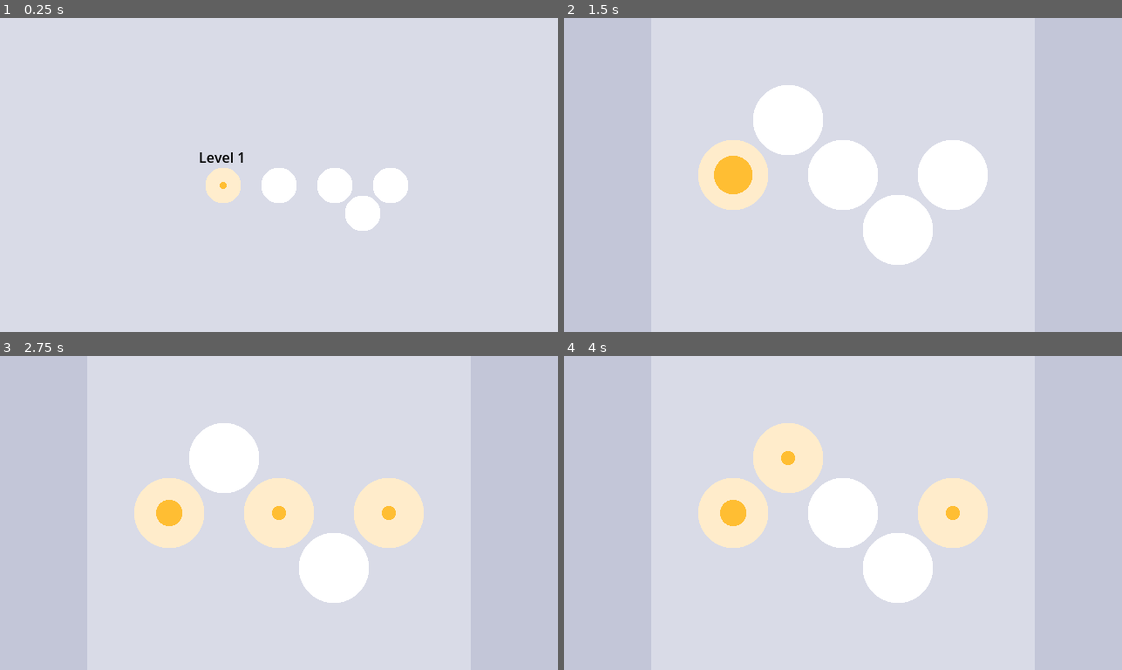
Above: before the commit, frames 1-4 (two rows, left to right).
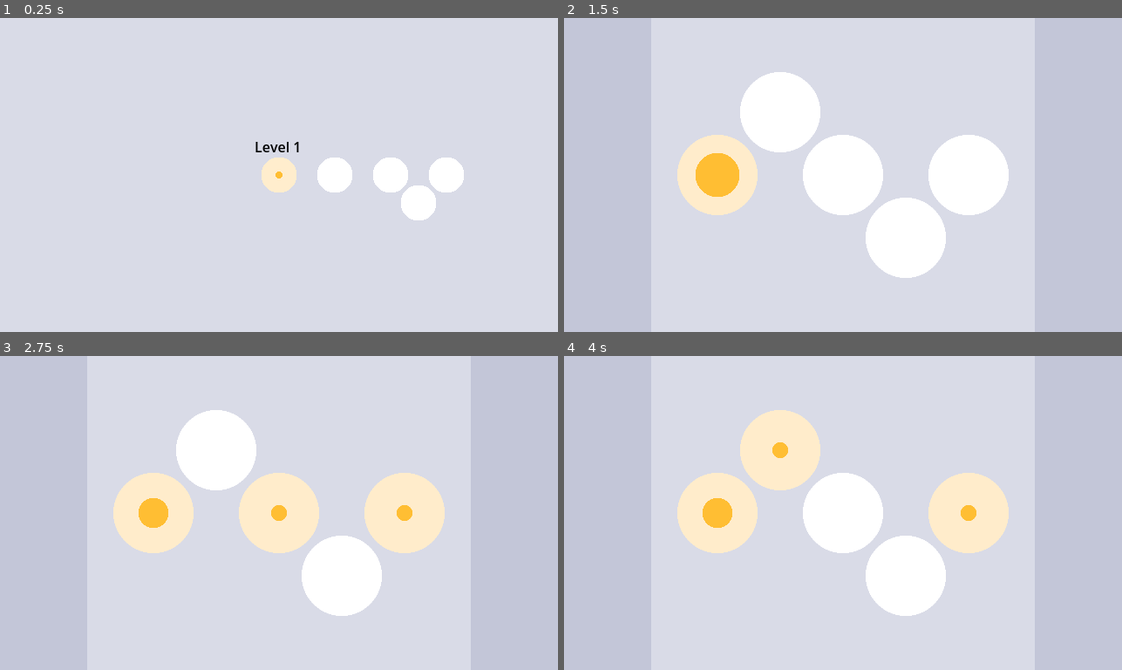
Above: after the commit, the same moments.

Repository: daviddegelder/Holey
Game: Godot game, scene res://main.tscn
The game is run twice, just before and just after one commit, with the same random seed, the same clock (stepped at 60 frames per second) and the same inputs.
Inputs (mouse positions are in pixels of both pictures, inside the frame that each line leads up to):
- Up to frame 1 (0.25 s): no input
- Up to frame 2 (1.5 s): tap Enter (ui_accept) at 0.5, 0.77, 1.25 s; move the mouse to (965, 159) at 0.52 s; hold Keypad 6 (East) 0.53-1.25 s; click (965, 159) at 0.67 s; drag from (731, 190) to (843, 175) at 1.27 s
- Up to frame 3 (2.75 s): move the mouse to (334, 443) at 2.02 s; hold Keypad 6 (East) from 2.03 s (still down)
- Up to frame 4 (4 s): release Keypad 6 (East) at 2.75 s; tap Enter (ui_accept) at 2.75, 3.77 s; drag from (815, 575) to (675, 465) at 2.77 s; move the mouse to (1010, 560) at 3.52 s; hold Keypad 7 (NorthWest) from 3.53 s (still down)

The runs differ from the first frame. In frame 1, 4.1% of the frame differs, in the area x 35-84%, y 39-68%; in frame 2, 6.3%; in frame 3, 6.3%; in frame 4, 6.4%, in the area x 20-80%, y 17-83%.

Commit message:
Make all puzzles inherited scenes and add finish animation

Diff:
--- a/Puzzles/easy/4HoleDiamond.tscn
+++ b/Puzzles/easy/4HoleDiamond.tscn
@@ -1,18 +1,12 @@
-[gd_scene load_steps=4 format=3 uid="uid://brdnb6jobe0hs"]
+[gd_scene load_steps=3 format=3 uid="uid://brdnb6jobe0hs"]
 
-[ext_resource type="Script" uid="uid://d3jcc6sgagf5y" path="res://Puzzles/puzzle.gd" id="1_d4d0e"]
+[ext_resource type="PackedScene" uid="uid://cgfbtrm52iv7v" path="res://Puzzles/puzzle.tscn" id="1_d4d0e"]
 [ext_resource type="PackedScene" uid="uid://bkaj5fl2k43vq" path="res://Hole/hole.tscn" id="2_qj7yy"]
 
-[sub_resource type="RectangleShape2D" id="RectangleShape2D_d4d0e"]
-size = Vector2(128, 128)
-
-[node name="Puzzle" type="CollisionShape2D" node_paths=PackedStringArray("holes")]
-shape = SubResource("RectangleShape2D_d4d0e")
-disabled = true
-script = ExtResource("1_d4d0e")
+[node name="Puzzle" node_paths=PackedStringArray("holes") instance=ExtResource("1_d4d0e")]
 holes = [NodePath("Hole2"), NodePath("Hole4"), NodePath("Hole6"), NodePath("Hole8")]
 
-[node name="Hole2" parent="." node_paths=PackedStringArray("neighbours") instance=ExtResource("2_qj7yy")]
+[node name="Hole2" parent="." index="1" node_paths=PackedStringArray("neighbours") instance=ExtResource("2_qj7yy")]
 position = Vector2(32, 0)
 neighbours = {
 0: null,
@@ -26,7 +20,7 @@
 8: NodePath("../Hole4")
 }
 
-[node name="Hole4" parent="." node_paths=PackedStringArray("neighbours") instance=ExtResource("2_qj7yy")]
+[node name="Hole4" parent="." index="2" node_paths=PackedStringArray("neighbours") instance=ExtResource("2_qj7yy")]
 position = Vector2(0, -32)
 neighbours = {
 0: null,
@@ -40,7 +34,7 @@
 8: null
 }
 
-[node name="Hole6" parent="." node_paths=PackedStringArray("neighbours") instance=ExtResource("2_qj7yy")]
+[node name="Hole6" parent="." index="3" node_paths=PackedStringArray("neighbours") instance=ExtResource("2_qj7yy")]
 position = Vector2(-32, 0)
 neighbours = {
 0: null,
@@ -54,7 +48,7 @@
 8: null
 }
 
-[node name="Hole8" parent="." node_paths=PackedStringArray("neighbours") instance=ExtResource("2_qj7yy")]
+[node name="Hole8" parent="." index="4" node_paths=PackedStringArray("neighbours") instance=ExtResource("2_qj7yy")]
 position = Vector2(0, 32)
 neighbours = {
 0: null,
--- a/Puzzles/hard/25-04.tscn
+++ b/Puzzles/hard/25-04.tscn
@@ -1,18 +1,18 @@
 [gd_scene load_steps=4 format=3 uid="uid://0mnm0l2sntld"]
 
-[ext_resource type="Script" uid="uid://d3jcc6sgagf5y" path="res://Puzzles/puzzle.gd" id="1_6yu4f"]
+[ext_resource type="PackedScene" uid="uid://cgfbtrm52iv7v" path="res://Puzzles/puzzle.tscn" id="1_6yu4f"]
 [ext_resource type="PackedScene" uid="uid://bkaj5fl2k43vq" path="res://Hole/hole.tscn" id="2_37a0m"]
 
-[sub_resource type="RectangleShape2D" id="RectangleShape2D_6yu4f"]
+[sub_resource type="RectangleShape2D" id="RectangleShape2D_37a0m"]
+resource_local_to_scene = true
 size = Vector2(224, 192)
 
-[node name="Puzzle" type="CollisionShape2D" node_paths=PackedStringArray("holes")]
-shape = SubResource("RectangleShape2D_6yu4f")
-disabled = true
-script = ExtResource("1_6yu4f")
+[node name="Puzzle" node_paths=PackedStringArray("holes") instance=ExtResource("1_6yu4f")]
+position = Vector2(-16, 0)
+shape = SubResource("RectangleShape2D_37a0m")
 holes = [NodePath("Hole"), NodePath("Hole2"), NodePath("Hole4"), NodePath("Hole5"), NodePath("Hole6"), NodePath("Hole7"), NodePath("Hole8"), NodePath("Hole9"), NodePath("Hole3")]
 
-[node name="Hole" parent="." node_paths=PackedStringArray("neighbours") instance=ExtResource("2_37a0m")]
+[node name="Hole" parent="." index="1" node_paths=PackedStringArray("neighbours") instance=ExtResource("2_37a0m")]
 position = Vector2(-84, -64)
 neighbours = {
 0: null,
@@ -26,7 +26,7 @@
 8: null
 }
 
-[node name="Hole2" parent="." node_paths=PackedStringArray("neighbours") instance=ExtResource("2_37a0m")]
+[node name="Hole2" parent="." index="2" node_paths=PackedStringArray("neighbours") instance=ExtResource("2_37a0m")]
 position = Vector2(12, -32)
 neighbours = {
 0: null,
@@ -40,7 +40,7 @@
 8: NodePath("../Hole4")
 }
 
-[node name="Hole4" parent="." node_paths=PackedStringArray("neighbours") instance=ExtResource("2_37a0m")]
+[node name="Hole4" parent="." index="3" node_paths=PackedStringArray("neighbours") instance=ExtResource("2_37a0m")]
 position = Vector2(-20, -64)
 neighbours = {
 0: null,
@@ -54,7 +54,7 @@
 8: null
 }
 
-[node name="Hole5" parent="." node_paths=PackedStringArray("neighbours") instance=ExtResource("2_37a0m")]
+[node name="Hole5" parent="." index="4" node_paths=PackedStringArray("neighbours") instance=ExtResource("2_37a0m")]
 position = Vector2(-20, 64)
 neighbours = {
 0: null,
@@ -68,7 +68,7 @@
 8: null
 }
 
-[node name="Hole6" parent="." node_paths=PackedStringArray("neighbours") instance=ExtResource("2_37a0m")]
+[node name="Hole6" parent="." index="5" node_paths=PackedStringArray("neighbours") instance=ExtResource("2_37a0m")]
 position = Vector2(-52, -32)
 neighbours = {
 0: null,
@@ -82,7 +82,7 @@
 8: NodePath("../Hole")
 }
 
-[node name="Hole7" parent="." node_paths=PackedStringArray("neighbours") instance=ExtResource("2_37a0m")]
+[node name="Hole7" parent="." index="6" node_paths=PackedStringArray("neighbours") instance=ExtResource("2_37a0m")]
 position = Vector2(44, 0)
 neighbours = {
 0: null,
@@ -96,7 +96,7 @@
 8: NodePath("../Hole2")
 }
 
-[node name="Hole8" parent="." node_paths=PackedStringArray("neighbours") instance=ExtResource("2_37a0m")]
+[node name="Hole8" parent="." index="7" node_paths=PackedStringArray("neighbours") instance=ExtResource("2_37a0m")]
 position = Vector2(-20, 0)
 neighbours = {
 0: null,
@@ -111,7 +111,7 @@
 }
 fill_level = 9
 
-[node name="Hole9" parent="." node_paths=PackedStringArray("neighbours") instance=ExtResource("2_37a0m")]
+[node name="Hole9" parent="." index="8" node_paths=PackedStringArray("neighbours") instance=ExtResource("2_37a0m")]
 position = Vector2(12, 32)
 neighbours = {
 0: null,
@@ -125,7 +125,7 @@
 8: NodePath("../Hole8")
 }
 
-[node name="Hole3" parent="." node_paths=PackedStringArray("neighbours") instance=ExtResource("2_37a0m")]
+[node name="Hole3" parent="." index="9" node_paths=PackedStringArray("neighbours") instance=ExtResource("2_37a0m")]
 position = Vector2(76, -32)
 neighbours = {
 0: null,
--- a/Puzzles/hard/7HoleHexagon.tscn
+++ b/Puzzles/hard/7HoleHexagon.tscn
@@ -1,18 +1,17 @@
 [gd_scene load_steps=4 format=3 uid="uid://chm3wywt56q6y"]
 
-[ext_resource type="Script" uid="uid://d3jcc6sgagf5y" path="res://Puzzles/puzzle.gd" id="1_xyf52"]
+[ext_resource type="PackedScene" uid="uid://cgfbtrm52iv7v" path="res://Puzzles/puzzle.tscn" id="1_xyf52"]
 [ext_resource type="PackedScene" uid="uid://bkaj5fl2k43vq" path="res://Hole/hole.tscn" id="2_7defk"]
 
 [sub_resource type="RectangleShape2D" id="RectangleShape2D_xyf52"]
+resource_local_to_scene = true
 size = Vector2(128, 192)
 
-[node name="Puzzle" type="CollisionShape2D" node_paths=PackedStringArray("holes")]
+[node name="Puzzle" node_paths=PackedStringArray("holes") instance=ExtResource("1_xyf52")]
 shape = SubResource("RectangleShape2D_xyf52")
-disabled = true
-script = ExtResource("1_xyf52")
 holes = [NodePath("Hole2"), NodePath("Hole4"), NodePath("Hole5"), NodePath("Hole6"), NodePath("Hole8"), NodePath("Hole9"), NodePath("Hole3")]
 
-[node name="Hole2" parent="." node_paths=PackedStringArray("neighbours") instance=ExtResource("2_7defk")]
+[node name="Hole2" parent="." index="1" node_paths=PackedStringArray("neighbours") instance=ExtResource("2_7defk")]
 position = Vector2(32, -32)
 neighbours = {
 0: null,
@@ -26,7 +25,7 @@
 8: NodePath("../Hole4")
 }
 
-[node name="Hole4" parent="." node_paths=PackedStringArray("neighbours") instance=ExtResource("2_7defk")]
+[node name="Hole4" parent="." index="2" node_paths=PackedStringArray("neighbours") instance=ExtResource("2_7defk")]
 position = Vector2(0, -64)
 neighbours = {
 0: null,
@@ -40,7 +39,7 @@
 8: null
 }
 
-[node name="Hole5" parent="." node_paths=PackedStringArray("neighbours") instance=ExtResource("2_7defk")]
+[node name="Hole5" parent="." index="3" node_paths=PackedStringArray("neighbours") instance=ExtResource("2_7defk")]
 position = Vector2(0, 64)
 neighbours = {
 0: null,
@@ -54,7 +53,7 @@
 8: NodePath("../Hole3")
 }
 
-[node name="Hole6" parent="." node_paths=PackedStringArray("neighbours") instance=ExtResource("2_7defk")]
+[node name="Hole6" parent="." index="4" node_paths=PackedStringArray("neighbours") instance=ExtResource("2_7defk")]
 position = Vector2(-32, -32)
 neighbours = {
 0: null,
@@ -68,7 +67,7 @@
 8: null
 }
 
-[node name="Hole8" parent="." node_paths=PackedStringArray("neighbours") instance=ExtResource("2_7defk")]
+[node name="Hole8" parent="." index="5" node_paths=PackedStringArray("neighbours") instance=ExtResource("2_7defk")]
 neighbours = {
 0: null,
 1: NodePath("../Hole4"),
@@ -82,7 +81,7 @@
 }
 fill_level = 7
 
-[node name="Hole9" parent="." node_paths=PackedStringArray("neighbours") instance=ExtResource("2_7defk")]
+[node name="Hole9" parent="." index="6" node_paths=PackedStringArray("neighbours") instance=ExtResource("2_7defk")]
 position = Vector2(32, 32)
 neighbours = {
 0: null,
@@ -96,7 +95,7 @@
 8: NodePath("../Hole8")
 }
 
-[node name="Hole3" parent="." node_paths=PackedStringArray("neighbours") instance=ExtResource("2_7defk")]
+[node name="Hole3" parent="." index="7" node_paths=PackedStringArray("neighbours") instance=ExtResource("2_7defk")]
 position = Vector2(-32, 32)
 neighbours = {
 0: null,
--- a/Puzzles/medium/5HoleSnake.tscn
+++ b/Puzzles/medium/5HoleSnake.tscn
@@ -1,19 +1,17 @@
 [gd_scene load_steps=4 format=3 uid="uid://b67khx535j4tj"]
 
-[ext_resource type="Script" uid="uid://d3jcc6sgagf5y" path="res://Puzzles/puzzle.gd" id="1_avyqt"]
+[ext_resource type="PackedScene" uid="uid://cgfbtrm52iv7v" path="res://Puzzles/puzzle.tscn" id="1_avyqt"]
 [ext_resource type="PackedScene" uid="uid://bkaj5fl2k43vq" path="res://Hole/hole.tscn" id="2_ryu6t"]
 
 [sub_resource type="RectangleShape2D" id="RectangleShape2D_avyqt"]
-size = Vector2(192, 183)
+resource_local_to_scene = true
+size = Vector2(192, 128)
 
-[node name="Puzzle" type="CollisionShape2D" node_paths=PackedStringArray("holes")]
-position = Vector2(320, 192)
+[node name="Puzzle" node_paths=PackedStringArray("holes") instance=ExtResource("1_avyqt")]
 shape = SubResource("RectangleShape2D_avyqt")
-disabled = true
-script = ExtResource("1_avyqt")
 holes = [NodePath("Hole"), NodePath("Hole6"), NodePath("Hole7"), NodePath("Hole8"), NodePath("Hole9")]
 
-[node name="Hole" parent="." node_paths=PackedStringArray("neighbours") instance=ExtResource("2_ryu6t")]
+[node name="Hole" parent="." index="1" node_paths=PackedStringArray("neighbours") instance=ExtResource("2_ryu6t")]
 position = Vector2(-64, 0)
 neighbours = {
 0: null,
@@ -28,7 +26,7 @@
 }
 fill_level = 5
 
-[node name="Hole6" parent="." node_paths=PackedStringArray("neighbours") instance=ExtResource("2_ryu6t")]
+[node name="Hole6" parent="." index="2" node_paths=PackedStringArray("neighbours") instance=ExtResource("2_ryu6t")]
 position = Vector2(-32, -32)
 neighbours = {
 0: null,
@@ -42,7 +40,7 @@
 8: null
 }
 
-[node name="Hole7" parent="." node_paths=PackedStringArray("neighbours") instance=ExtResource("2_ryu6t")]
+[node name="Hole7" parent="." index="3" node_paths=PackedStringArray("neighbours") instance=ExtResource("2_ryu6t")]
 position = Vector2(64, 0)
 neighbours = {
 0: null,
@@ -56,7 +54,7 @@
 8: null
 }
 
-[node name="Hole8" parent="." node_paths=PackedStringArray("neighbours") instance=ExtResource("2_ryu6t")]
+[node name="Hole8" parent="." index="4" node_paths=PackedStringArray("neighbours") instance=ExtResource("2_ryu6t")]
 neighbours = {
 0: null,
 1: null,
@@ -69,7 +67,7 @@
 8: NodePath("../Hole6")
 }
 
-[node name="Hole9" parent="." node_paths=PackedStringArray("neighbours") instance=ExtResource("2_ryu6t")]
+[node name="Hole9" parent="." index="5" node_paths=PackedStringArray("neighbours") instance=ExtResource("2_ryu6t")]
 position = Vector2(32, 32)
 neighbours = {
 0: null,
--- a/Puzzles/medium/9HoleDiamond.tscn
+++ b/Puzzles/medium/9HoleDiamond.tscn
@@ -1,18 +1,17 @@
 [gd_scene load_steps=4 format=3 uid="uid://b70jqp0cn02wi"]
 
-[ext_resource type="Script" uid="uid://d3jcc6sgagf5y" path="res://Puzzles/puzzle.gd" id="1_dvfba"]
+[ext_resource type="PackedScene" uid="uid://cgfbtrm52iv7v" path="res://Puzzles/puzzle.tscn" id="1_dlh53"]
 [ext_resource type="PackedScene" uid="uid://bkaj5fl2k43vq" path="res://Hole/hole.tscn" id="2_cjfr8"]
 
 [sub_resource type="RectangleShape2D" id="RectangleShape2D_dlh53"]
-size = Vector2(192, 183)
+resource_local_to_scene = true
+size = Vector2(192, 192)
 
-[node name="Puzzle" type="CollisionShape2D" node_paths=PackedStringArray("holes")]
+[node name="Puzzle" node_paths=PackedStringArray("holes") instance=ExtResource("1_dlh53")]
 shape = SubResource("RectangleShape2D_dlh53")
-disabled = true
-script = ExtResource("1_dvfba")
 holes = [NodePath("Hole"), NodePath("Hole2"), NodePath("Hole4"), NodePath("Hole5"), NodePath("Hole6"), NodePath("Hole7"), NodePath("Hole8"), NodePath("Hole9"), NodePath("Hole3")]
 
-[node name="Hole" parent="." node_paths=PackedStringArray("neighbours") instance=ExtResource("2_cjfr8")]
+[node name="Hole" parent="." index="1" node_paths=PackedStringArray("neighbours") instance=ExtResource("2_cjfr8")]
 position = Vector2(-64, 0)
 neighbours = {
 0: null,
@@ -26,7 +25,7 @@
 8: null
 }
 
-[node name="Hole2" parent="." node_paths=PackedStringArray("neighbours") instance=ExtResource("2_cjfr8")]
+[node name="Hole2" parent="." index="2" node_paths=PackedStringArray("neighbours") instance=ExtResource("2_cjfr8")]
 position = Vector2(32, -32)
 neighbours = {
 0: null,
@@ -40,7 +39,7 @@
 8: NodePath("../Hole4")
 }
 
-[node name="Hole4" parent="." node_paths=PackedStringArray("neighbours") instance=ExtResource("2_cjfr8")]
+[node name="Hole4" parent="." index="3" node_paths=PackedStringArray("neighbours") instance=ExtResource("2_cjfr8")]
 position = Vector2(0, -64)
 neighbours = {
 0: null,
@@ -54,7 +53,7 @@
 8: null
 }
 
-[node name="Hole5" parent="." node_paths=PackedStringArray("neighbours") instance=ExtResource("2_cjfr8")]
+[node name="Hole5" parent="." index="4" node_paths=PackedStringArray("neighbours") instance=ExtResource("2_cjfr8")]
 position = Vector2(0, 64)
 neighbours = {
 0: null,
@@ -68,7 +67,7 @@
 8: NodePath("../Hole3")
 }
 
-[node name="Hole6" parent="." node_paths=PackedStringArray("neighbours") instance=ExtResource("2_cjfr8")]
+[node name="Hole6" parent="." index="5" node_paths=PackedStringArray("neighbours") instance=ExtResource("2_cjfr8")]
 position = Vector2(-32, -32)
 neighbours = {
 0: null,
@@ -82,7 +81,7 @@
 8: null
 }
 
-[node name="Hole7" parent="." node_paths=PackedStringArray("neighbours") instance=ExtResource("2_cjfr8")]
+[node name="Hole7" parent="." index="6" node_paths=PackedStringArray("neighbours") instance=ExtResource("2_cjfr8")]
 position = Vector2(64, 0)
 neighbours = {
 0: null,
@@ -96,7 +95,7 @@
 8: NodePath("../Hole2")
 }
 
-[node name="Hole8" parent="." node_paths=PackedStringArray("neighbours") instance=ExtResource("2_cjfr8")]
+[node name="Hole8" parent="." index="7" node_paths=PackedStringArray("neighbours") instance=ExtResource("2_cjfr8")]
 neighbours = {
 0: null,
 1: NodePath("../Hole4"),
@@ -110,7 +109,7 @@
 }
 fill_level = 9
 
-[node name="Hole9" parent="." node_paths=PackedStringArray("neighbours") instance=ExtResource("2_cjfr8")]
+[node name="Hole9" parent="." index="8" node_paths=PackedStringArray("neighbours") instance=ExtResource("2_cjfr8")]
 position = Vector2(32, 32)
 neighbours = {
 0: null,
@@ -124,7 +123,7 @@
 8: NodePath("../Hole8")
 }
 
-[node name="Hole3" parent="." node_paths=PackedStringArray("neighbours") instance=ExtResource("2_cjfr8")]
+[node name="Hole3" parent="." index="9" node_paths=PackedStringArray("neighbours") instance=ExtResource("2_cjfr8")]
 position = Vector2(-32, 32)
 neighbours = {
 0: null,
--- a/Puzzles/puzzle.gd
+++ b/Puzzles/puzzle.gd
@@ -4,9 +4,16 @@
 @export_tool_button("Update") var update_action = update
 @export var holes: Array[Hole]
 
+signal finished
+
 # Called when the node enters the scene tree for the first time.
 func _ready():
 	pass
+
+func _process(_delta):
+	if Engine.is_editor_hint(): return
+	if is_complete():
+		$AnimationPlayer.play("Complete")
 
 func get_holes():
 	holes = []
@@ -25,5 +32,7 @@
 	for hole in holes:
 		if !hole.is_complete():
 			return false
-	print_debug("puzzle complete")
 	return true
+
+func on_complete_animation_finished():
+	finished.emit()
--- a/Puzzles/puzzle.tscn
+++ b/Puzzles/puzzle.tscn
@@ -1,139 +1,68 @@
-[gd_scene load_steps=4 format=3 uid="uid://cgfbtrm52iv7v"]
+[gd_scene load_steps=6 format=3 uid="uid://cgfbtrm52iv7v"]
 
 [ext_resource type="Script" uid="uid://d3jcc6sgagf5y" path="res://Puzzles/puzzle.gd" id="1_77j1r"]
-[ext_resource type="PackedScene" uid="uid://bkaj5fl2k43vq" path="res://Hole/hole.tscn" id="2_hgotr"]
 
-[sub_resource type="RectangleShape2D" id="RectangleShape2D_6pdel"]
-size = Vector2(192, 192)
+[sub_resource type="RectangleShape2D" id="RectangleShape2D_rljki"]
+resource_local_to_scene = true
+size = Vector2(128, 128)
 
-[node name="Puzzle" type="CollisionShape2D" node_paths=PackedStringArray("holes")]
-shape = SubResource("RectangleShape2D_6pdel")
+[sub_resource type="Animation" id="Animation_rljki"]
+resource_name = "Complete"
+length = 0.500003
+tracks/0/type = "value"
+tracks/0/imported = false
+tracks/0/enabled = true
+tracks/0/path = NodePath(".:scale")
+tracks/0/interp = 2
+tracks/0/loop_wrap = true
+tracks/0/keys = {
+"times": PackedFloat32Array(0, 0.166667, 0.233333, 0.266667, 0.333337),
+"transitions": PackedFloat32Array(1, 1, 1, 1, 1),
+"update": 0,
+"values": [Vector2(1, 1), Vector2(1.2, 1.2), Vector2(1, 1), Vector2(0.9, 0.9), Vector2(1, 1)]
+}
+tracks/1/type = "method"
+tracks/1/imported = false
+tracks/1/enabled = true
+tracks/1/path = NodePath(".")
+tracks/1/interp = 1
+tracks/1/loop_wrap = true
+tracks/1/keys = {
+"times": PackedFloat32Array(0.5),
+"transitions": PackedFloat32Array(1),
+"values": [{
+"args": [],
+"method": &"on_complete_animation_finished"
+}]
+}
+
+[sub_resource type="Animation" id="Animation_6pdel"]
+length = 0.001
+tracks/0/type = "value"
+tracks/0/imported = false
+tracks/0/enabled = true
+tracks/0/path = NodePath(".:scale")
+tracks/0/interp = 1
+tracks/0/loop_wrap = true
+tracks/0/keys = {
+"times": PackedFloat32Array(0),
+"transitions": PackedFloat32Array(1),
+"update": 0,
+"values": [Vector2(1, 1)]
+}
+
+[sub_resource type="AnimationLibrary" id="AnimationLibrary_20pgg"]
+_data = {
+&"Complete": SubResource("Animation_rljki"),
+&"RESET": SubResource("Animation_6pdel")
+}
+
+[node name="Puzzle" type="CollisionShape2D"]
+shape = SubResource("RectangleShape2D_rljki")
 disabled = true
 script = ExtResource("1_77j1r")
-holes = [NodePath("Hole2"), NodePath("Hole4"), NodePath("Hole5"), NodePath("Hole6"), NodePath("Hole8"), NodePath("Hole9"), NodePath("Hole3")]
 
-[node name="Hole" parent="." node_paths=PackedStringArray("neighbours") instance=ExtResource("2_hgotr")]
-position = Vector2(-64, 0)
-neighbours = {
-0: null,
-1: null,
-2: NodePath("../Hole6"),
-3: NodePath("../Hole8"),
-4: NodePath("../Hole3"),
-5: null,
-6: null,
-7: null,
-8: null
+[node name="AnimationPlayer" type="AnimationPlayer" parent="."]
+libraries = {
+&"": SubResource("AnimationLibrary_20pgg")
 }
-
-[node name="Hole2" parent="." node_paths=PackedStringArray("neighbours") instance=ExtResource("2_hgotr")]
-position = Vector2(32, -32)
-neighbours = {
-0: null,
-1: null,
-2: null,
-3: null,
-4: null,
-5: NodePath("../Hole9"),
-6: NodePath("../Hole8"),
-7: NodePath("../Hole6"),
-8: NodePath("../Hole4")
-}
-
-[node name="Hole4" parent="." node_paths=PackedStringArray("neighbours") instance=ExtResource("2_hgotr")]
-position = Vector2(0, -64)
-neighbours = {
-0: null,
-1: null,
-2: null,
-3: null,
-4: NodePath("../Hole2"),
-5: NodePath("../Hole8"),
-6: NodePath("../Hole6"),
-7: null,
-8: null
-}
-
-[node name="Hole5" parent="." node_paths=PackedStringArray("neighbours") instance=ExtResource("2_hgotr")]
-position = Vector2(0, 64)
-neighbours = {
-0: null,
-1: NodePath("../Hole8"),
-2: NodePath("../Hole9"),
-3: null,
-4: null,
-5: null,
-6: null,
-7: null,
-8: NodePath("../Hole3")
-}
-
-[node name="Hole6" parent="." node_paths=PackedStringArray("neighbours") instance=ExtResource("2_hgotr")]
-position = Vector2(-32, -32)
-neighbours = {
-0: null,
-1: null,
-2: NodePath("../Hole4"),
-3: NodePath("../Hole2"),
-4: NodePath("../Hole8"),
-5: NodePath("../Hole3"),
-6: null,
-7: null,
-8: null
-}
-
-[node name="Hole7" parent="." node_paths=PackedStringArray("neighbours") instance=ExtResource("2_hgotr")]
-position = Vector2(64, 0)
-neighbours = {
-0: null,
-1: null,
-2: null,
-3: null,
-4: null,
-5: null,
-6: NodePath("../Hole9"),
-7: NodePath("../Hole8"),
-8: NodePath("../Hole2")
-}
-
-[node name="Hole8" parent="." node_paths=PackedStringArray("neighbours") instance=ExtResource("2_hgotr")]
-neighbours = {
-0: null,
-1: NodePath("../Hole4"),
-2: NodePath("../Hole2"),
-3: null,
-4: NodePath("../Hole9"),
-5: NodePath("../Hole5"),
-6: NodePath("../Hole3"),
-7: null,
-8: NodePath("../Hole6")
-}
-fill_level = 9
-
-[node name="Hole9" parent="." node_paths=PackedStringArray("neighbours") instance=ExtResource("2_hgotr")]
-position = Vector2(32, 32)
-neighbours = {
-0: null,
-1: NodePath("../Hole2"),
-2: null,
-3: null,
-4: null,
-5: null,
-6: NodePath("../Hole5"),
-7: NodePath("../Hole3"),
-8: NodePath("../Hole8")
-}
-
-[node name="Hole3" parent="." node_paths=PackedStringArray("neighbours") instance=ExtResource("2_hgotr")]
-position = Vector2(-32, 32)
-neighbours = {
-0: null,
-1: NodePath("../Hole6"),
-2: NodePath("../Hole8"),
-3: NodePath("../Hole9"),
-4: NodePath("../Hole5"),
-5: null,
-6: null,
-7: null,
-8: null
-}
--- a/UI/level_select.tscn
+++ b/UI/level_select.tscn
@@ -127,6 +127,7 @@
 "
 
 [node name="Camera2D" type="Camera2D" parent="."]
+visible = false
 position = Vector2(256, 192)
 position_smoothing_enabled = true
 
--- a/UI/puzzle_ui.gd
+++ b/UI/puzzle_ui.gd
@@ -13,8 +13,8 @@
 	current_puzzle.queue_free()
 	puzzle_scaler.add_child(new_puzzle)
 	puzzle_scaler.target = new_puzzle
+	new_puzzle.finished.connect(on_puzzle_finished)
 	current_puzzle = new_puzzle
 
-func _process(_delta):
-	if current_puzzle.is_complete():
-		puzzle_complete.emit(current_puzzle)
+func on_puzzle_finished():
+	puzzle_complete.emit(current_puzzle)
--- a/main.tscn
+++ b/main.tscn
@@ -13,8 +13,9 @@
 [node name="PuzzleUI" parent="Puzzle" instance=ExtResource("1_0xm2m")]
 
 [node name="LevelSelect" type="CanvasLayer" parent="."]
+follow_viewport_enabled = true
 
-[node name="LevelSelect" parent="LevelSelect" instance=ExtResource("2_h2yge")]
+[node name="LevelSelect2" parent="LevelSelect" instance=ExtResource("2_h2yge")]
 
 [connection signal="puzzle_complete" from="Puzzle/PuzzleUI" to="." method="_on_puzzle_ui_puzzle_complete"]
-[connection signal="level_selected" from="LevelSelect/LevelSelect" to="." method="_on_level_select_level_selected"]
+[connection signal="level_selected" from="LevelSelect/LevelSelect2" to="." method="_on_level_select_level_selected"]
